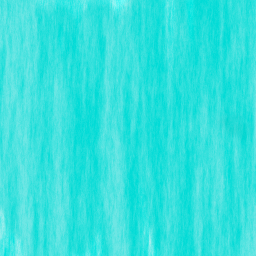
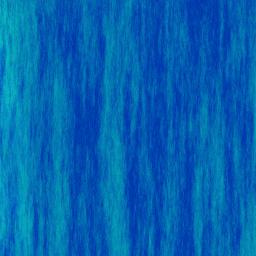
Layer changes from the first 256 x 256 image to the second:
renamed "Layer 0" to "Background", painted on it over left=0, top=0, right=256, bottom=256
